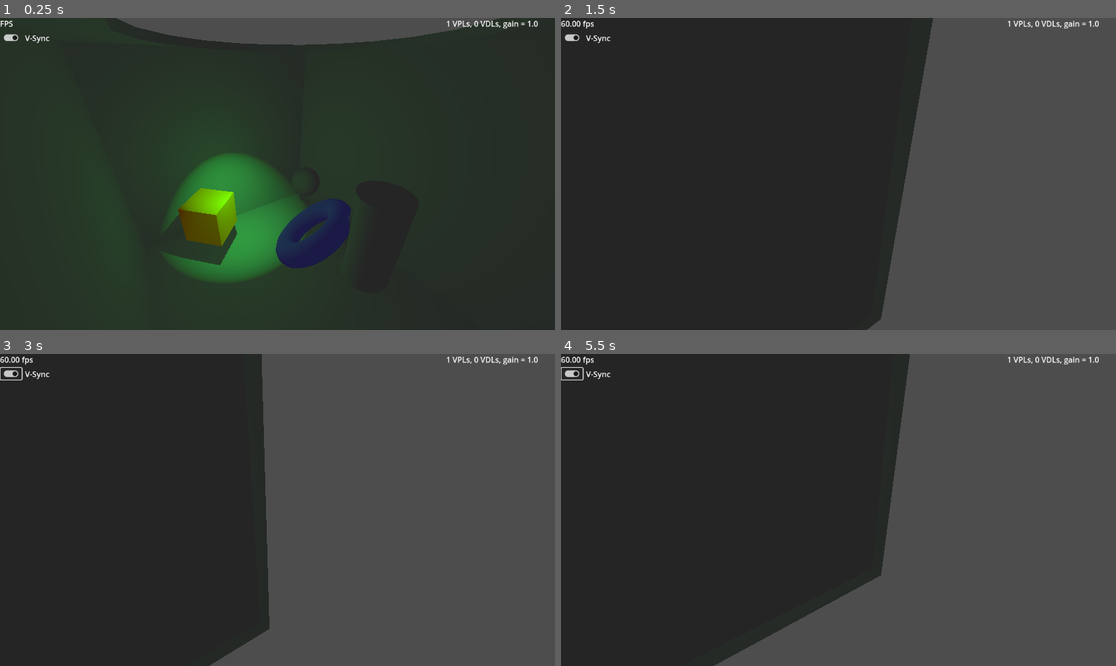
Above: before the commit, frames 1-4 (two rows, left to right).
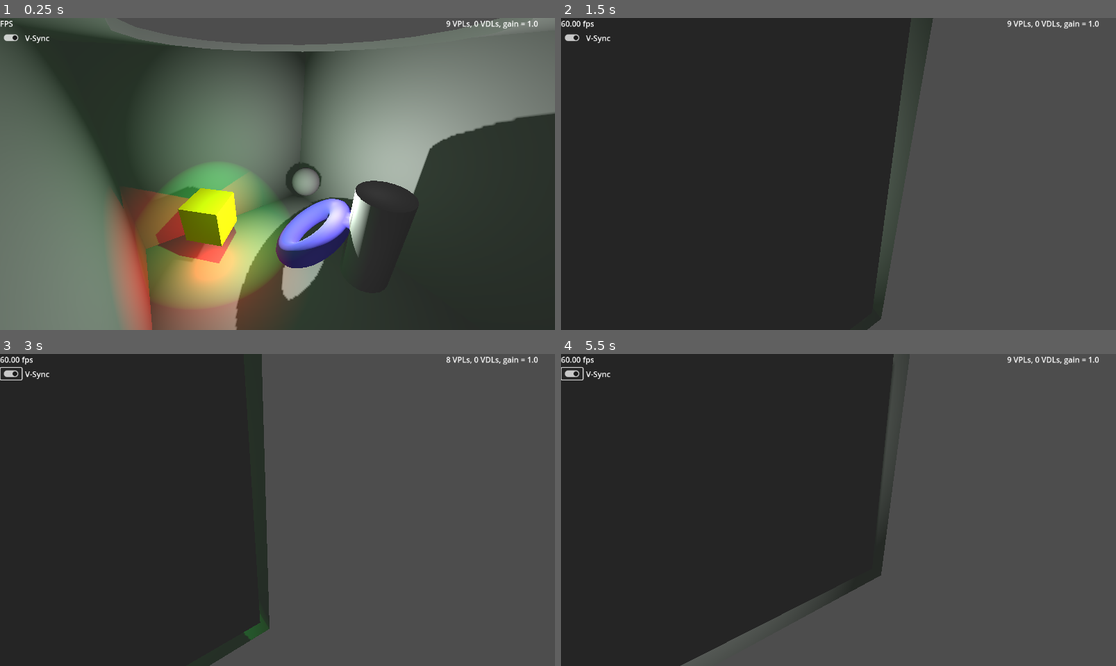
Above: after the commit, the same moments.

Repository: GregPickering/O1S_FauxGI
Game: Godot game, scene res://Scenes/scene_3d.tscn
Same seed, same stepped clock (60 frames per second), same inputs: the game is played once before the commit and once after it.
Inputs (mouse positions are in pixels of both pictures, inside the frame that each line leads up to):
- Up to frame 1 (0.25 s): no input
- Up to frame 2 (1.5 s): tap Enter at 0.5 s; move the mouse to (960, 158) at 0.52 s; hold D 0.53-1.25 s; tap Q at 0.6 s; click (960, 158) at 0.67 s; drag from (727, 189) to (810, 236) at 1.27 s
- Up to frame 3 (3 s): click (11, 372) at 2 s; tap Space at 2.75 s; move the mouse to (333, 441) at 2.77 s; hold D from 2.78 s (still down); tap Q at 2.85 s
- Up to frame 4 (5.5 s): release D at 3.5 s; drag from (810, 572) to (672, 463) at 3.52 s; move the mouse to (1005, 556) at 4.27 s; hold A 4.28-5 s; tap Q at 4.35 s; drag from (672, 463) to (755, 432) at 5.02 s

The runs differ from the first frame. In frame 1, 61% of the frame differs, in the area x 0-100%, y 0-100%; in frame 2, 1.6%; in frame 3, 0.2%; in frame 4, 1.7%.

Commit message:
Starting Directional light raycasting
Started on the directional lights' raycasting.
Can visualize raycasts.
Use a Quaternion for minimum-angle Basis construction, instead of looking_at().

Diff:
--- a/O1S_FauxGI/faux_gi.gd
+++ b/O1S_FauxGI/faux_gi.gd
@@ -41,20 +41,19 @@
 ## scales all light power
 const scale_all_light_energy : float = 0.25
 
+@export_category( "Scene Integration" )
 ## The node containing all the lights we wish to GI-ify
 @export var top_node : Node3D = null
 ## Maximum number of point sources we can add to the scene to simulate GI
 @export_range( 1, 1024 ) var max_points : int = 32
-## Maximum number of point sources we can add to the scene to simulate GI
+## Maximum number of directional sources we can add to the scene to simulate GI
 @export_range( 1, 32 ) var max_directionals : int = 8
 ## What fraction of energy is preserved each bounce
 @export_range( 0.0, 1.0, 0.01 ) var bounce_gain : float = 0.25
-## How many raycasts per VPL per _physics_process, 0+
-@export_range( 0, 100 ) var oversample : int = 8
-## Filter the VPLs over time (0=never update/infinite filtering, 1=instant update/no filtering)
-@export_range( 0.01, 1.0, 0.01 ) var temporal_filter : float = 0.25
-## place the VPL (0=at light origin, 1=at intersection)
-@export_range( 0.0, 1.1, 0.01 ) var placement_fraction : float = 0.5
+## Visualize the raycasts?
+@export var show_raycasts : bool = false
+
+@export_category( "Spot & Omni Lights" )
 ## How many VPLs to generate per source SpotLight3D, 1+
 @export_range( 1, 8 ) var per_spot : int = 1:
 		set( value ):
@@ -65,20 +64,32 @@
 		set( value ):
 			per_omni = value
 			light_data_stale = true
-## How many VPLs to generate per source DirectionalLight3D, a value of 0 means
-## use Virtual Directional Light (which is a horrible approximation for indoors)
-@export_range( 0, 128 ) var per_dirl : int = 0:
-		set( value ):
-			per_dirl = value
-			light_data_stale = true
+## How many raycasts per VPL per _physics_process, 0+
+@export_range( 0, 100 ) var oversample : int = 8
+## Filter the VPLs over time (0=never update/infinite filtering, 1=instant update/no filtering)
+@export_range( 0.01, 1.0, 0.01 ) var temporal_filter : float = 0.25
+## place the VPL (0=at light origin, 1=at intersection)
+@export_range( 0.0, 1.1, 0.01 ) var placement_fraction : float = 0.5
+
+@export_category( "Directional Lights" )
+## Generate a grid of NxN VPLs to approximate all DirectionalLight3D's.  A value
+## of 0 will use Virtual Directional Lights instead (which is a horrible
+## approximation for indoors)
+@export_range( 0, 16 ) var dir_NxN : int = 0
+## Max distance for the placement of directional light bounces
+@export var directional_proximity : float = 5.0
+## Max distance to check for directional light being intercepted
+@export var thickness : float = 10.0
 
 # original light sources in the scene
 var light_sources : Array[ Light3D ] = []
 # keep data per light for temporal smoothing (cascaded exponential filter)
-var light_filter : Dictionary#[ Light3D, Dictionary ]
-var light_data : Dictionary#[ Light3D, Dictionary ]
+var light_filter : Dictionary[ Light3D, Dictionary ]
+var light_data : Dictionary[ Light3D, Dictionary ]
 # do we need to start fresh with the temporal data?
 var light_data_stale : bool = true
+# put all directional lights into a grid
+var light_dir_grid : Array[ Dictionary ]
 
 # keep a pool of our Virtual Points Lights
 var VPL_inst : Array[ RID ] = []
@@ -92,10 +103,17 @@
 var last_active_VDLs : int = 0
 var active_VDLs : int = 0
 
+# know where the camera is
+var _camera : Camera3D = null
+
 # physics stuff
 var query := PhysicsRayQueryParameters3D.new()
 var space_state : PhysicsDirectSpaceState3D = null
 enum ray_storage { energy, pos, norm, rad, color, dist_frac }
+
+# debug raycasts
+var raycast_ends : PackedVector3Array = []
+@onready var draw_rays : ImmediateMesh = $RaycastDebug.mesh
 
 # I need to raycast, which happens here in the physics process
 func _physics_process( _delta ):
@@ -103,7 +121,11 @@
 	active_VDLs = 0
 	allocate_VPLs( max_points )
 	allocate_VDLs( max_directionals )
+	raycast_ends.clear()
 	if bounce_gain >= 0.01:
+		light_dir_grid.clear()
+		if dir_NxN > 0:
+			light_dir_grid.resize( dir_NxN * dir_NxN )
 		# to I need to refresh all light data?
 		if light_data_stale:
 			light_filter.clear()
@@ -128,6 +150,10 @@
 				if light_data[ light ][ idx ][ ray_storage.energy ] > 0.0:
 					preVPLs.push_back( light_data[ light ][ idx ] )
 					preVPLs.back()[ ray_storage.color ] = light.light_color;
+		if light_dir_grid:
+			for lg in light_dir_grid:
+				if lg:
+					preVPLs.push_back( lg )
 		# Do we need a second pass to filter out the top N VPLs?
 		if preVPLs.size() > max_points:
 			# sort most to least energetic
@@ -161,6 +187,14 @@
 	else:
 		light_filter.clear()
 		light_data.clear()
+	# done with raycasts
+	draw_rays.clear_surfaces()
+	if show_raycasts and not raycast_ends.is_empty():
+		draw_rays.surface_begin( Mesh.PRIMITIVE_LINES )
+		draw_rays.surface_set_color( Color.WHITE )
+		for rce in raycast_ends:
+			draw_rays.surface_add_vertex( rce )
+		draw_rays.surface_end()
 	# deactivate any VPLs that need it
 	if active_VPLs < last_active_VPLs:
 		for idx in range( active_VPLs, last_active_VPLs ):
@@ -187,11 +221,24 @@
 	res_light[ ray_storage.energy ] = sqrt( 1.0 - done_frac )
 	return res_light
 
-func process_ray( from : Vector3, to : Vector3 ) -> Dictionary:
-	var res_light : Dictionary
+func raycast( from : Vector3, to : Vector3 ) -> Dictionary:
+	# do the ray cast
 	query.from = from
 	query.to = to
 	var res_ray := space_state.intersect_ray( query )
+	# draw it?
+	if show_raycasts:
+		raycast_ends.push_back( to_local( from ) )
+		if res_ray:
+			raycast_ends.push_back( to_local( res_ray.position ) )
+		else:
+			raycast_ends.push_back( to_local( to ) )
+	return res_ray
+
+func process_ray( from : Vector3, to : Vector3 ) -> Dictionary:
+	#
+	var res_light : Dictionary
+	var res_ray := raycast( from, to )
 	if res_ray:
 		var total_d : float = from.distance_to( to )
 		var done_d : float = from.distance_to( res_ray.position )
@@ -238,8 +285,7 @@
 	# now add others
 	if N > 0:
 		var length : float = -ray.length()
-		var xform := Basis.looking_at( ray,
-			Vector3.UP if (1 != ray.abs().max_axis_index()) else Vector3.RIGHT )
+		var xform := Quaternion( Vector3(0,0,-1), ray )
 		for samp in range( 0, N ):
 			var samp_2d : Vector2
 			if true_rnd:
@@ -298,12 +344,36 @@
 			light_data[ light ].erase( ray_idx )
 
 func process_dirl( light : Light3D ):
-	if per_dirl < 1:
-		# Place a Virtual Directional Light, instead of VPLs
-		config_VDL( active_VDLs, light.global_basis.z, light.light_color,
-				light.light_energy * light.light_indirect_energy *
-				scale_all_light_energy * bounce_gain )
+	var dir : Vector3 = light.global_basis.z * -thickness
+	var e : float = (light.light_energy * light.light_indirect_energy *
+				scale_all_light_energy * bounce_gain)
+	if dir_NxN < 1:
+		# directly place a Virtual Directional Light, instead of VPLs
+		config_VDL( active_VDLs, light.global_basis.z, light.light_color, e )
 		active_VDLs += 1
+	else:
+		e /= dir_NxN * dir_NxN
+		var stride : float = directional_proximity / dir_NxN
+		var center : Vector3 = _camera.global_position + _camera.global_basis * \
+								(Vector3( -0.5, 0, -0.42 - 0.5 ) * directional_proximity)
+		var idx : int = 0
+		for j in dir_NxN:
+			var pt_row : Vector3 = center + _camera.global_basis.z * (j + 0.5) * stride
+			for i in dir_NxN:
+				var pt : Vector3 = pt_row + _camera.global_basis.x * (i + 0.5) * stride
+				var res_ray := raycast( pt - dir, pt + dir )
+				if res_ray:
+					if res_ray.normal.dot( res_ray.position - _camera.global_position ) < 0.0:
+						var vpl : Dictionary = {}
+						vpl[ ray_storage.color ] = light.light_color
+						vpl[ ray_storage.pos ] = res_ray.position
+						vpl[ ray_storage.rad ] = directional_proximity # 2 * stride
+						vpl[ ray_storage.energy ] = e * 10
+						if light_dir_grid[ idx ]:
+							light_dir_grid[ idx ] = vpl
+						else:
+							light_dir_grid[ idx ] = vpl
+				idx += 1
 
 func process_spot( light : Light3D ):
 	var compensate_N_pts : float = 1.0 / per_spot
@@ -356,6 +426,13 @@
 			light.light_energy * bounce_gain * scale_all_light_energy * compensate_N_pts )
 
 func _ready():
+	# grab the camera
+	if Engine.is_editor_hint():
+		# Get EditorInterface this way because it does not exist in a build
+		var editor_interface := Engine.get_singleton( "EditorInterface" )
+		_camera = editor_interface.get_editor_viewport_3d().get_camera_3d()
+	else:
+		_camera = get_viewport().get_camera_3d()
 	# set up for raycasts (which are all in global space)
 	space_state = get_world_3d().direct_space_state
 	# find all possible source lights
@@ -484,7 +561,8 @@
 		# instance parameters
 		var inst : RID = VDL_inst[ index ]
 		RenderingServer.instance_set_visible( inst , true )
-		RenderingServer.instance_set_transform( inst, Transform3D( Basis.looking_at( direction ), Vector3.ZERO ) )
+		RenderingServer.instance_set_transform( inst,
+				Transform3D( Quaternion( Vector3(0,0,-1), direction ), Vector3.ZERO ) )
 		# light parameters
 		var light : RID = VDL_light[ index ]
 		RenderingServer.light_set_color( light, color )
--- a/O1S_FauxGI/faux_gi.tscn
+++ b/O1S_FauxGI/faux_gi.tscn
@@ -1,6 +1,12 @@
-[gd_scene load_steps=2 format=3 uid="uid://b3vmtf81ju271"]
+[gd_scene load_steps=3 format=3 uid="uid://b3vmtf81ju271"]
 
 [ext_resource type="Script" uid="uid://oosew8x85qnq" path="res://O1S_FauxGI/faux_gi.gd" id="1_kxh3g"]
 
+[sub_resource type="ImmediateMesh" id="ImmediateMesh_gpxcq"]
+
 [node name="FauxGI" type="Node3D"]
 script = ExtResource("1_kxh3g")
+
+[node name="RaycastDebug" type="MeshInstance3D" parent="."]
+cast_shadow = 0
+mesh = SubResource("ImmediateMesh_gpxcq")
--- a/Scenes/scene_3d.tscn
+++ b/Scenes/scene_3d.tscn
@@ -14,10 +14,6 @@
 
 [sub_resource type="StandardMaterial3D" id="StandardMaterial3D_6ffuc"]
 albedo_color = Color(1, 0.635294, 0.105882, 1)
-
-[sub_resource type="SphereMesh" id="SphereMesh_bshdy"]
-radius = 0.1
-height = 0.2
 
 [node name="Scene3D" type="Node3D"]
 
@@ -72,9 +68,8 @@
 metadata/_edit_group_ = true
 
 [node name="SpinSpot" type="Node3D" parent="."]
-transform = Transform3D(0.386755, 0, 0.922183, 0, 1, 0, -0.922183, 0, 0.386755, 0, 0, 0)
+transform = Transform3D(0.912617, 0, -0.408816, 0, 1, 0, 0.408816, 0, 0.912617, 0, 0, 0)
 script = ExtResource("3_ok1gl")
-speed = -0.3
 
 [node name="SpotLight3D" type="SpotLight3D" parent="SpinSpot"]
 transform = Transform3D(0.952537, 0.131593, -0.274512, 0.304381, -0.396676, 0.866026, 0.00507104, -0.908477, -0.417903, 0.79985, 3.19763, -0.713908)
@@ -86,34 +81,29 @@
 
 [node name="OmniLight3D" type="OmniLight3D" parent="SpinSpot"]
 transform = Transform3D(-0.128348, 0, -0.991729, 0, 1, 0, 0.991729, 0, -0.128348, -0.711475, 1.74288, -0.629222)
-visible = false
 light_energy = 1.5
 shadow_enabled = true
 
 [node name="SpinDir" type="Node3D" parent="."]
-transform = Transform3D(-0.702713, 0, -0.711473, 0, 1, 0, 0.711473, 0, -0.702713, 0, 0, 0)
+transform = Transform3D(0.997585, 0, -0.0694591, 0, 1, 0, 0.0694591, 0, 0.997585, 0, 0, 0)
 script = ExtResource("3_ok1gl")
-speed = 0.0
+speed = -0.365
 
 [node name="DirectionalLight3D" type="DirectionalLight3D" parent="SpinDir"]
-transform = Transform3D(1, 0, 0, 0, 0.707107, 0.707107, 0, -0.707107, 0.707107, 0, 2, 0)
+transform = Transform3D(0.982008, -0.188398, 0.0128751, 0.0752052, 0.452719, 0.888476, -0.173216, -0.871523, 0.458742, 0, 2, 0)
 visible = false
 light_color = Color(0.266667, 1, 1, 1)
 shadow_enabled = true
 directional_shadow_mode = 0
-directional_shadow_max_distance = 21.3
+directional_shadow_max_distance = 15.0
+directional_shadow_pancake_size = 0.0
+sky_mode = 1
 
 [node name="OmniLight3D" type="OmniLight3D" parent="SpinDir"]
 transform = Transform3D(-0.859002, 0, 0.511972, 0, 1, 0, -0.511972, 0, -0.859002, 2.056, -0.52, -0.521)
-visible = false
 light_color = Color(1, 0, 0, 1)
 shadow_enabled = true
 omni_range = 3.0
-
-[node name="MeshInstance3D" type="MeshInstance3D" parent="SpinDir/OmniLight3D"]
-visible = false
-cast_shadow = 0
-mesh = SubResource("SphereMesh_bshdy")
 
 [node name="UICanvas" type="CanvasLayer" parent="."]
 
Not shown: 1 places in Scenes/scene_3d.tscn that only renumber resources
Not shown, changed: export_presets.cfg
